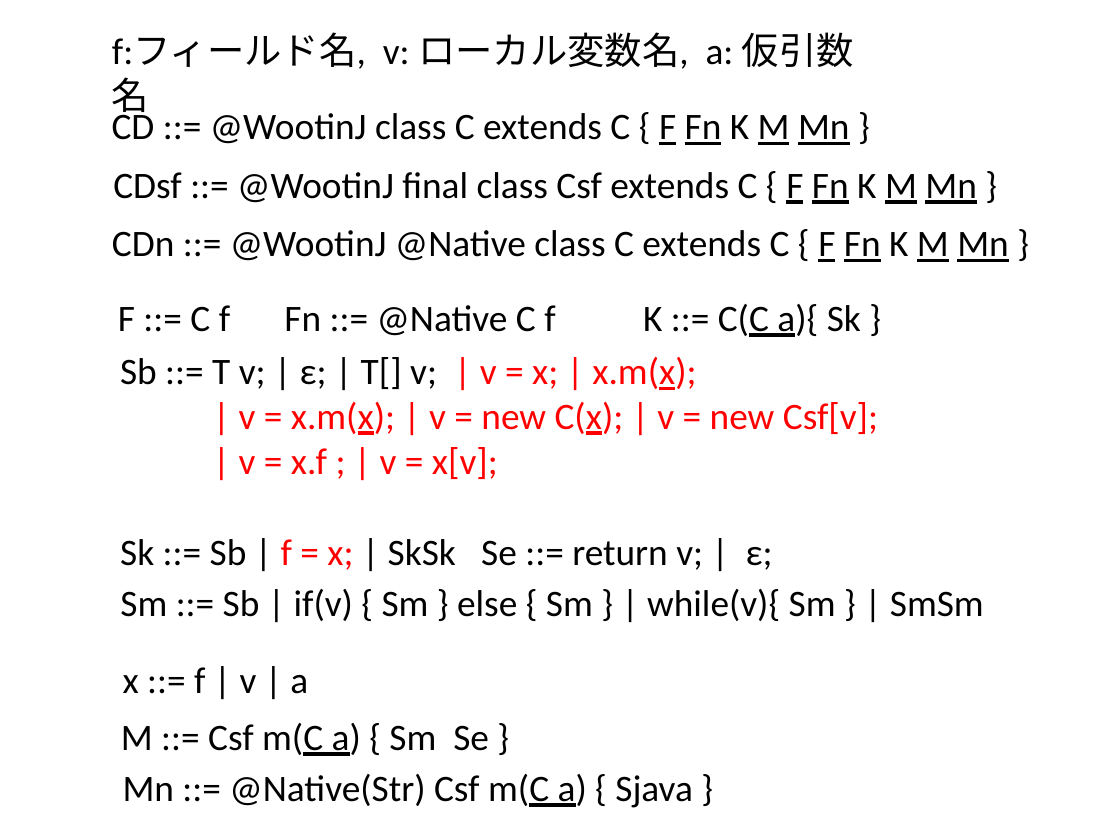
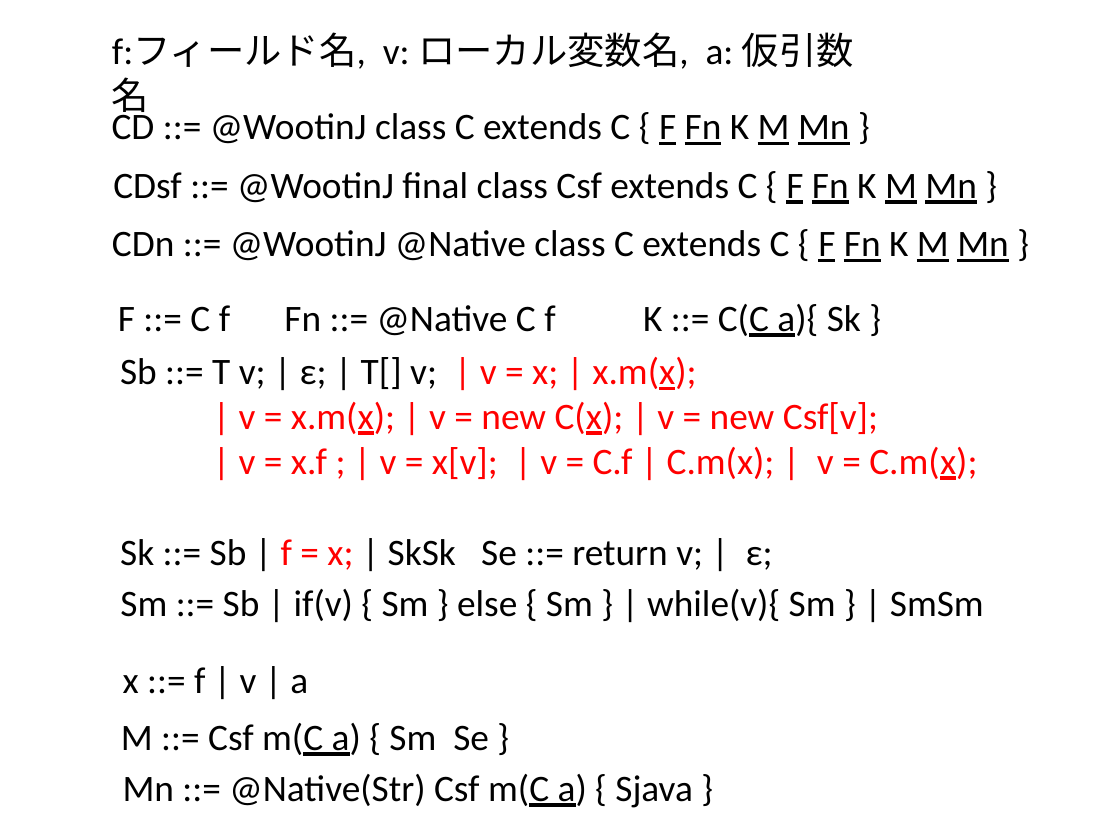
Before and after one commit to kikaineko/misc, a slide deck: slide 7 of study/draft/keisikika.pptx (slide 4 before the commit). Drawn at 1120x840 pixels with LibreOffice and Linux fonts; fonts in the diff are those of the drawing. Boxes give left, top, right and bottom in pixels: in the first picture for what was removed or moved away, otherwise in the second. Text is boxed around its words. In the diff, an @@ line names an element or a change of style, - is before the commit and + after.

```diff
--- a/study/draft/keisikika.pptx
+++ b/study/draft/keisikika.pptx
@@ text at bbox=[239, 447, 977, 480]: text changed @@
-| v = x.f ; | v = x[v];
+| v = x.f ; | v = x[v]; | v = C.f | C.m(x); | v = C.m(x);
```
Also in this commit, not shown: 2 other slides changed, 3 slides added.
